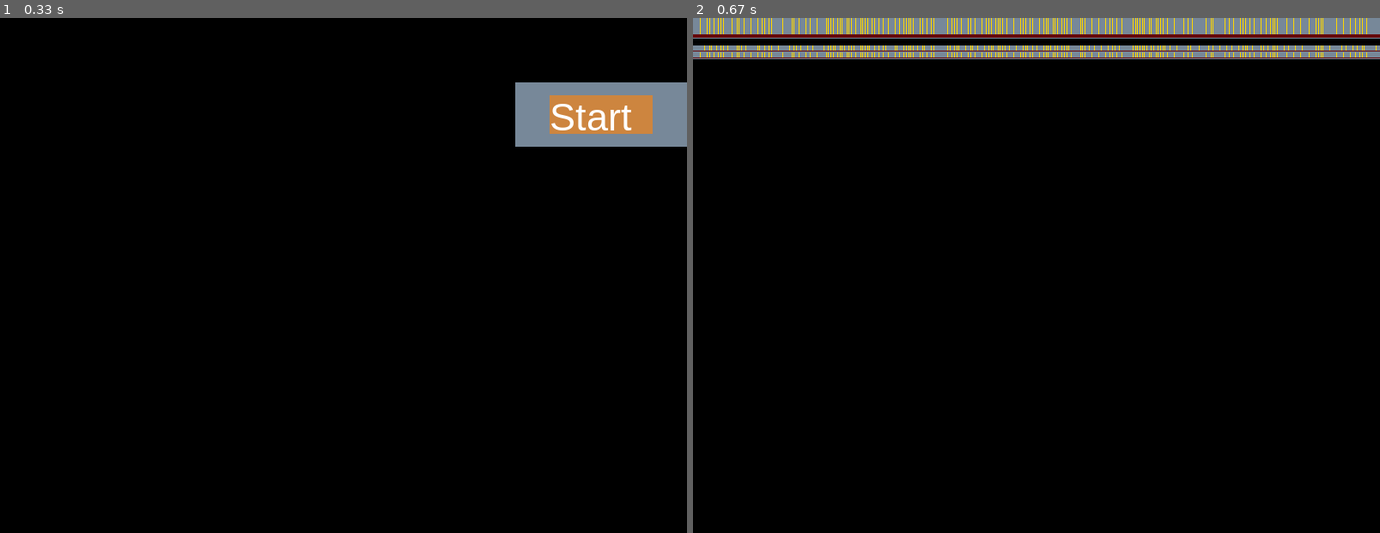
Above: before the commit, frames 1-2 (left to right).
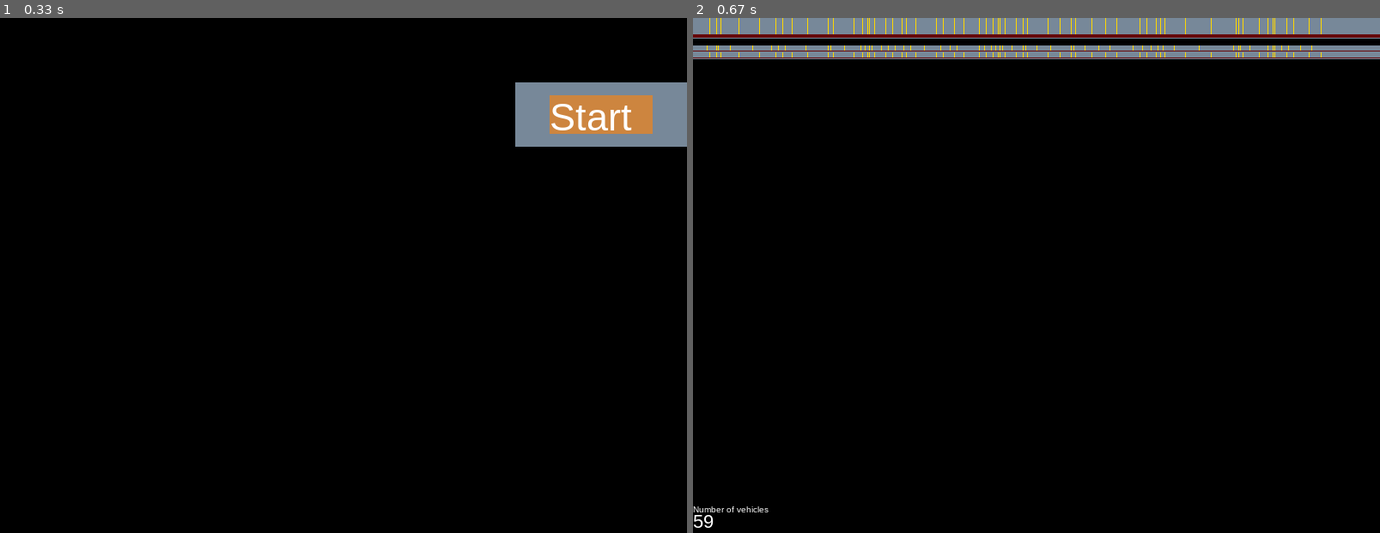
Above: after the commit, the same moments.

Repository: tomtuamnuq/model_and_simulate
Game: pygame game, started from model_and_simulate/main.py
Same seed, same stepped clock (60 frames per second), same inputs: the game is played once before the commit and once after it.
Inputs (mouse positions are in pixels of both pictures, inside the frame that each line leads up to):
- Up to frame 1 (0.33 s): no input
- Up to frame 2 (0.67 s): click (1297, 115) at 0.38 s

Frame 1 is identical in both runs. In frame 2, 1.0% of the frame differs, in the area x 0-100%, y 0-99%.

Commit message:
Add One-By-One traffic simulation

Diff:
--- a/model_and_simulate/road_traffic_microscopic/section_sprite.py
+++ b/model_and_simulate/road_traffic_microscopic/section_sprite.py
@@ -19,11 +19,16 @@
         empty_and_filled_color: tuple[Color, Color] = (Color.LIGHTGREY, Color.GOLD),
         one_time_drawing: bool = False,
     ):
-        """TODO add docstring
-
+        """
         Args:
             mapper (CoordinateMapper2D): An instance to use for position mapping.
             section (Section): The `Section` instance to visualize.
+            pos_y (int): The position on the y-Axis to draw.
+            height (int): The height of this section on the y-Axis.
+            empty_and_filled_color (Tuple[Color, Color]): The colors to use
+                for empty and filled cells. Defaults to (Color.LIGHTGREY, Color.GOLD).
+            one_time_drawing (bool): Set whether the section should be redrawn in `update`.
+
         """
         super(SectionSprite, self).__init__()
         self.mapper = mapper
@@ -48,6 +53,7 @@
             self._draw_cells()
 
     def update(self):
+        """Draw the occupied cells."""
         if not self._one_time_drawing:
             self._draw_cells()
 
--- a/model_and_simulate/road_traffic_microscopic/traffic_simulation.py
+++ b/model_and_simulate/road_traffic_microscopic/traffic_simulation.py
@@ -28,9 +28,24 @@
 
     @property
     def dim(self) -> Tuple[Tuple[int, int], Tuple[int, int]]:
+        """The dimension of the simulated area as (x_min, x_max),(y_min, y_max)."""
         length = round(self._section.length)
         cell_size = round(self._section.get_cell(0).size)
         return (0, length), (0, cell_size)
+
+    @property
+    def number_of_vehicles(self) -> int:
+        """The current number of vehicles placed on `self._section`."""
+        return self._number_of_vehicles
+
+    @property
+    def vehicles(self) -> list[Vehicle]:
+        """The currently set vehicles."""
+        return self._vehicles[: self.number_of_vehicles]
+
+    @property
+    def section(self) -> Section:
+        return self._section
 
     def _check_if_all_vehicles_set(self):
         return self._number_of_vehicles == len(self._vehicles)
@@ -39,6 +54,7 @@
         self, all_vehicles_at_once: bool, occupation: float
     ) -> tuple[list[Vehicle], int]:
         number_of_vehicles = int(math.floor(occupation * self._section.max_cell_number))
+        assert number_of_vehicles > 1  # TODO check possible parameters
         if all_vehicles_at_once:
             vehicles = self._place_all_vehicles(number_of_vehicles)
         else:
@@ -46,9 +62,17 @@
                 Vehicle(i, self.velocity_max, self.velocity_max, self._dawdling_factor)
                 for i in range(number_of_vehicles)
             ]
-            number_of_vehicles = 0
-            # TODO place vehicles step by step every few iterations...
+            self._place_first_two_vehicles(vehicles[0], vehicles[1])
+            number_of_vehicles = 2
         return vehicles, number_of_vehicles
+
+    def _place_first_two_vehicles(self, left_vehicle: Vehicle, right_vehicle: Vehicle) -> None:
+        left_cell = self._section.get_cell(0)
+        right_cell = self._section.get_cell(round(self._section.max_cell_number / 2))
+        left_vehicle.place_into_cell(left_cell)
+        right_vehicle.place_into_cell(right_cell)
+        left_vehicle.successor = right_vehicle
+        right_vehicle.successor = left_vehicle
 
     def _place_all_vehicles(self, number_of_vehicles: int) -> list[Vehicle]:
         vehicles = []
@@ -68,9 +92,11 @@
         return vehicles
 
     def do_step(self) -> None:
+        """Place another vehicle if density is not reached and update all vehicles."""
         if not self._all_vehicles_set:
-            # set another vehicle on the road
+            self._place_one_vehicle()
             self._all_vehicles_set = self._check_if_all_vehicles_set()
+
         print("##################################################")
         cell_string = ""
         cell_string_empty = ""
@@ -85,33 +111,37 @@
             vehicle_string += str(vehicle.velocity) + " "
         print(vehicle_string)
 
-        for vehicle in self._vehicles:
+        for vehicle in self.vehicles:
             vehicle.update_velocity(self._section.max_cell_number)
-        for vehicle in self._vehicles:
+        for vehicle in self.vehicles:
             vehicle.move(self._section)
 
+    def _place_one_vehicle(self) -> None:
+        print(self._number_of_vehicles)
+        max_distance = 0
+        vehicle_predecessor = None
+        for vehicle in self.vehicles:
+            distance = vehicle.distance_to_successor(self._section.max_cell_number)
+            if distance > max_distance:
+                max_distance = distance
+                vehicle_predecessor = vehicle
+        distance_to_place = round(max_distance / 2)
+        if distance_to_place > 0:
+            vehicle_to_place = self._vehicles[self._number_of_vehicles]
+            self._number_of_vehicles += 1
+            cell = self._section.get_cell(vehicle_predecessor.position + distance_to_place)
+            vehicle_to_place.place_into_cell(cell)
+            vehicle_to_place.successor = vehicle_predecessor.successor
+            vehicle_predecessor.successor = vehicle_to_place
 
 
-    @property
-    def number_of_vehicles(self) -> int:
-        """The current number of vehicles placed on `self._section`."""
-        return self._number_of_vehicles
-
-    @property
-    def vehicles(self) -> list[Vehicle]:
-        """The currently set vehicles."""
-        return self._vehicles[: self.number_of_vehicles]
-
-    @property
-    def section(self) -> Section:
-        return self._section
 
 
 @dataclass
 class TrafficParameters(SimulationParameters):
     """Class for keeping track of the simulation parameters in menus."""
 
-    length: float = 2250 # 2250 default 3500 max 100 min
-    occupation: float = 0.5 # 0.2 default 1 max 0.1 min
-    dawdling_factor: float = 0.2 # 0.2 default 1 max and 0.1 min
-    all_vehicles_at_once: bool = True # True default
+    length: int = 2250  # 2250 default 3500 max 100 min
+    occupation: float = 0.2  # 0.2 default 1 max 0.1 min
+    dawdling_factor: float = 0.2  # 0.2 default 1 max and 0.1 min
+    all_vehicles_at_once: bool = True  # True default
--- a/model_and_simulate/road_traffic_microscopic/traffic_visualization.py
+++ b/model_and_simulate/road_traffic_microscopic/traffic_visualization.py
@@ -15,10 +15,12 @@
 class TrafficVisualization(SimulationVisualization):
     """A visualization of `TrafficSimulation` in pygame."""
 
+    section_height = 8  # number of pixels per Section on y-Axis
+
     def __init__(self, title: str):
         super(TrafficVisualization, self).__init__(title)
-        self._section_height = 8
-        self._section_pos_y_max = get_window_resolution()[1]
+        self._section_height = TrafficVisualization.section_height
+        self._section_pos_y_max = get_window_resolution()[1] - 3 * self._section_height
         self._section_pos_y = self._init_section_pos_y()
         self._dynamic_section_sprite = None
 
@@ -39,6 +41,12 @@
             self.coord_mapper, self.simulation.section, 0, 3 * self._section_height
         )
         self.simple_pygame.all_sprites.add(self._dynamic_section_sprite)
+        self.simple_pygame.add_text("Number of vehicles", 0, self._section_pos_y_max - 10, 10)
+        self.simple_pygame.add_text(
+            "0",
+            0,
+            self._section_pos_y_max + self._section_height - 10,
+        )
 
     def update_visualization(self) -> None:
         """TODO add docs."""
@@ -55,8 +63,9 @@
         )
         self.simple_pygame.all_sprites.add(section_sprite)
         self._section_pos_y += self._section_height
+        self.simple_pygame.set_text(1, str(self.simulation.number_of_vehicles))
 
     def show_start_screen(self) -> tuple[SimulationParameters, bool, bool]:
-        """Calls the implementation of traffic start screen."""
+        """Calls the implementation of the traffic start screen."""
         traffic_start_screen = TrafficStartScreen(self.simple_pygame)
         return traffic_start_screen.show_start_screen()
--- a/model_and_simulate/utilities/pygame_simple.py
+++ b/model_and_simulate/utilities/pygame_simple.py
@@ -112,10 +112,15 @@
             self._frames_per_second = fps
 
     @property
-    def all_texts(self) -> list[tuple[str, float, float, int, Color]]:
+    def all_texts(self) -> list[tuple[str, tuple[float, float], int, Color]]:
         """List of texts to display in every loop. Contains tuples with
         text, pos_x, pos_y, text_size, color."""
         return self._all_texts
+
+    def set_text(self, text_number: int, text: str):
+        """Sets a specific text in `self.all_texts`"""
+        _, pos, size, color = self.all_texts[text_number]
+        self.all_texts[text_number] = text, pos, size, color
 
     def add_text(self, text: str, x: float, y: float, size: int = 22, color: Color = Color.WHITE):
         """Add a text to display in every loop.
